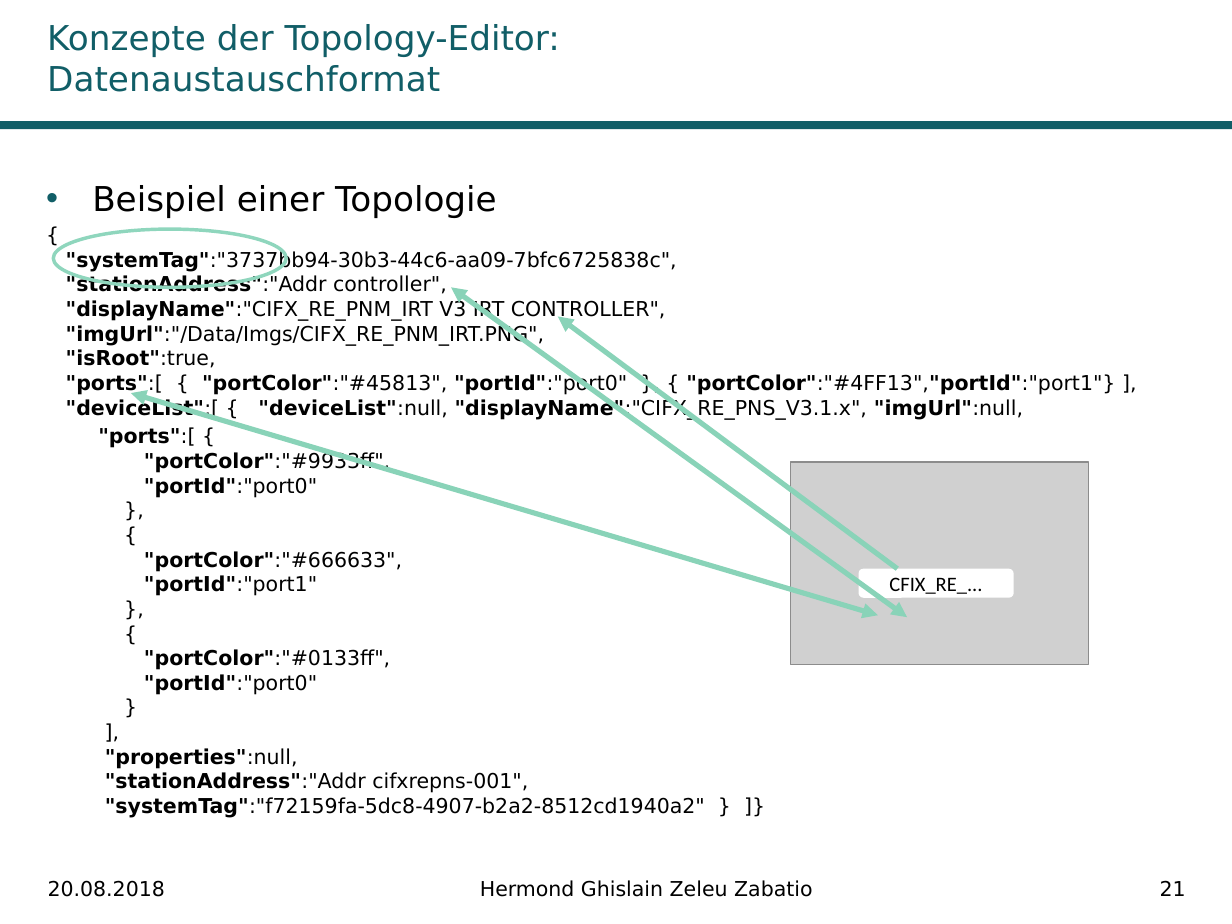
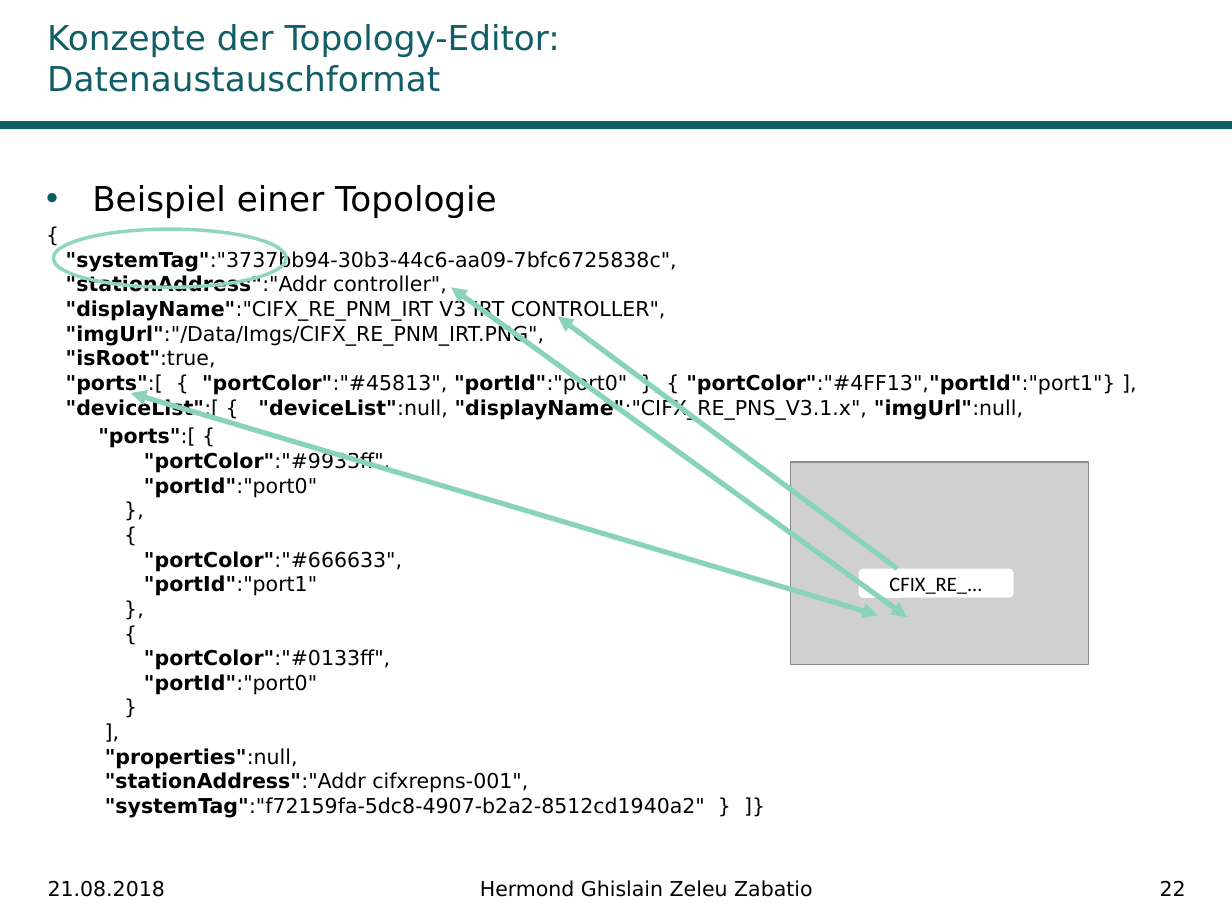
Before and after one commit to Ghislain1/zoe-fb-app, a slide deck: slide 22 of Master-Abschluss.pptx (slide 21 before the commit). Drawn at 1232x924 pixels with LibreOffice and Linux fonts; fonts in the diff are those of the drawing; grey boxes stand for pictures; background and template pictures are left out. Boxes give left, top, right and bottom in pixels: in the first picture for what was removed or moved away, otherwise in the second. Text is boxed around its words. In the diff, an @@ line names an element or a change of style, - is before the commit and + after.

```diff
--- a/Master-Abschluss.pptx
+++ b/Master-Abschluss.pptx
@@ text at <box>48,880,165,897</box>: text changed @@
-20.08.2018
+21.08.2018
@@ page number at <box>1160,880,1186,896</box>: text changed @@
-21
+22
```
Also in this commit, not shown: 28 other slides changed, 1 slide added.
